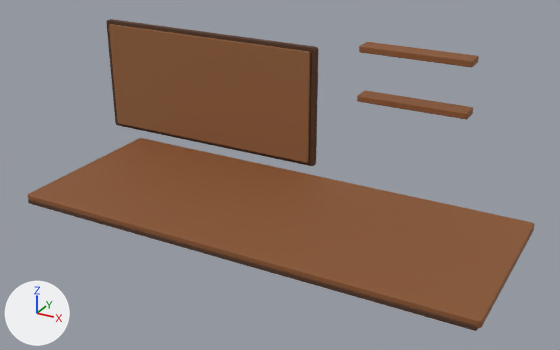
An edit to the glTF model public/assets/models/room-furnishings.glb, drawn before and after from the same camera.
The view is the same before and after, from a 50 mm lens placed at (8.38, -16.19, 10.22), pointed at (0.15, -1.23, 2.74). Arrows for +X, +Y and +Z are at lower left; the lights stay in place. The picture after the commit comes second. Where no turn or scale is listed for an object, it has been applied to the vertices.

Objects in the first picture: 'BoardFace', 'BoardFrame', 'DeskFrontEdge', 'DeskTop', 'Shelf1', 'Shelf2'.
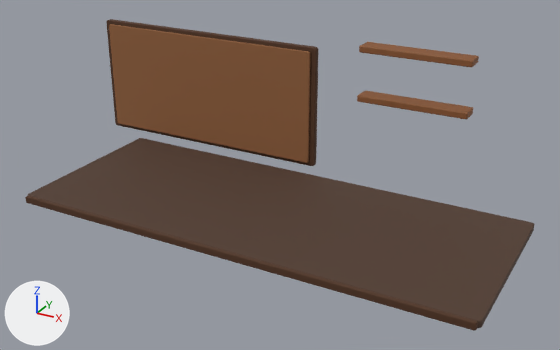
Commit message: feat(room): finish desk geometry (R14)

Patch to the scene script:
```diff
--- a/public/assets/models/room-furnishings.glb.py
+++ b/public/assets/models/room-furnishings.glb.py
@@ mat_material_3 @@
+mat_material_3 = principled_material('Material_3')
+mat_material_3.base_color = (0.0823, 0.0423, 0.0252)  # brown #513a2c
+mat_material_3.roughness = 0.76
@@ me_mesh_4 @@
 me_mesh_4.from_pydata(...)  # 120 vertices, 236 faces; spans x -5.8..5.8, y -2.3..2.3, z -0.09..0.09
-me_mesh_4.materials.append(mat_material_0)  # brown #89552e
+me_mesh_4.materials.append(mat_material_3)  # brown #513a2c
@@ ob_deskfrontedge @@
 ob_deskfrontedge = bpy.data.objects.new('DeskFrontEdge', me_mesh_5)
-ob_deskfrontedge.location = (0.0, -3.69, 1.72)
+ob_deskfrontedge.location = (0.0, -3.75, 1.8)
```

Boxes [x1, y1, x2, y2] around the edits, measured in the pictures (560 x 350 px):
'DeskTop', recoloured (darker)
    both: [28, 138, 535, 328]
'DeskFrontEdge', moved
    before: [28, 199, 478, 331]
    after: [25, 196, 478, 331]
